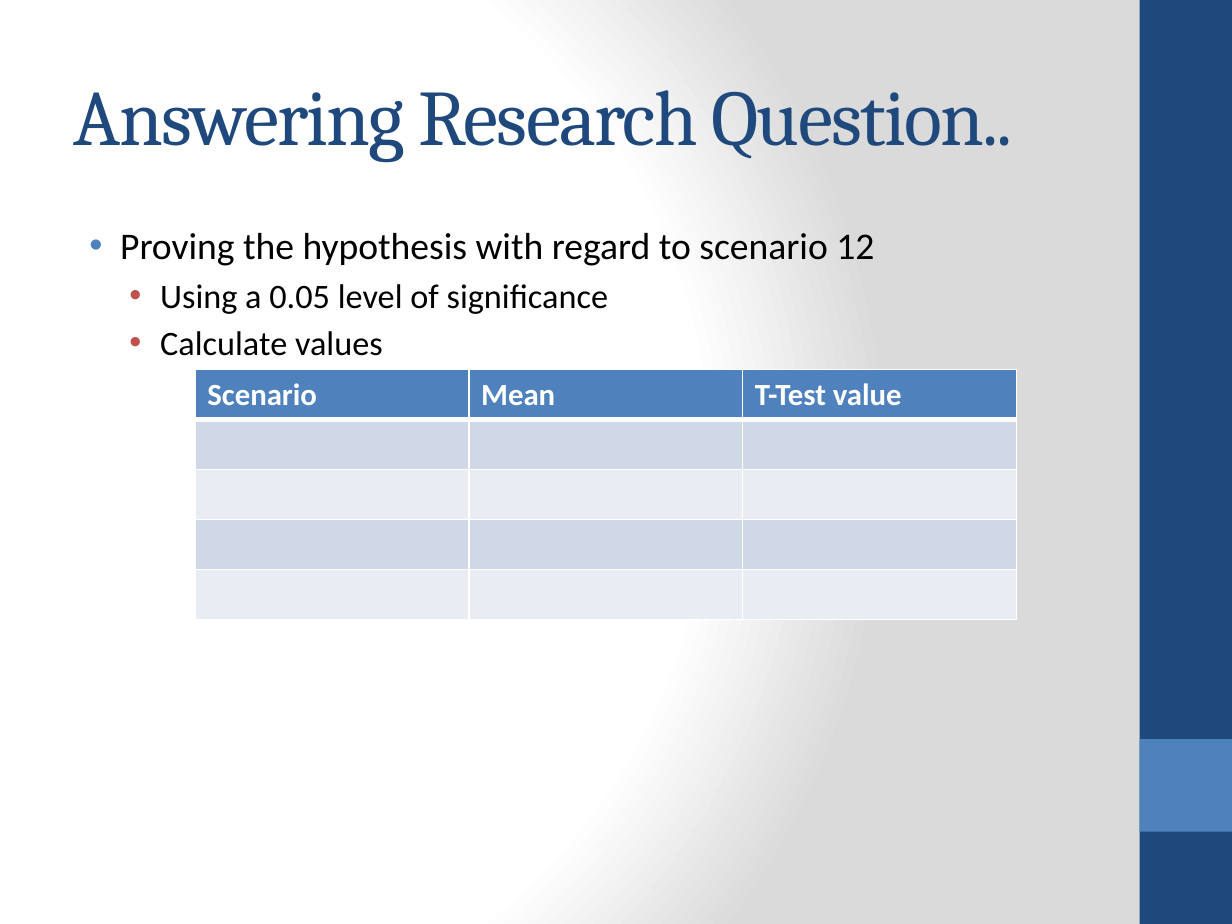
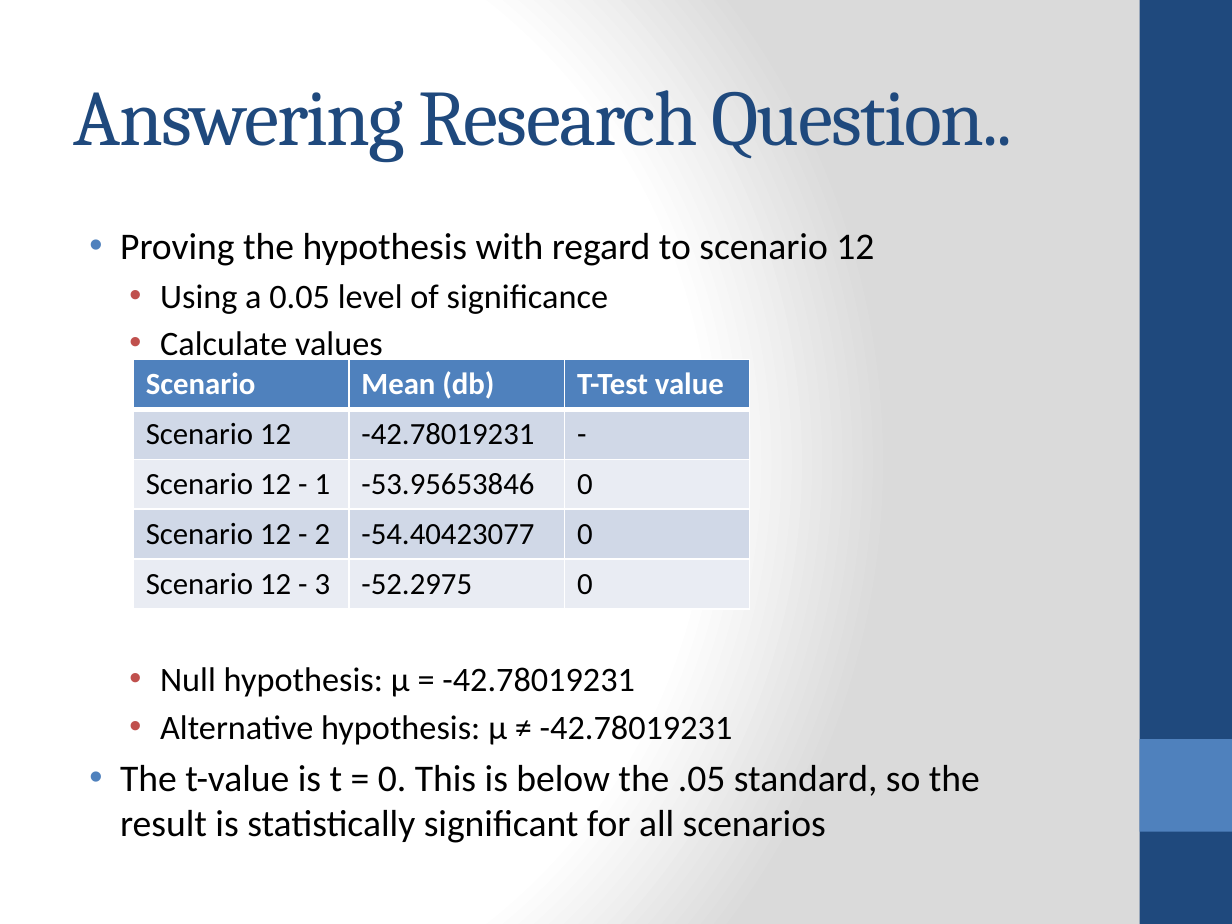
Before and after one commit to jithendra89/research, a slide deck: slide 25 of presentations/interim-final.pptx (slide 24 before the commit). Drawn at 1232x924 pixels with LibreOffice and Linux fonts; fonts in the diff are those of the drawing. Boxes give left, top, right and bottom in pixels: in the first picture for what was removed or moved away, otherwise in the second. Text is boxed around its words. In the diff, an @@ line names an element or a change of style, - is before the commit and + after.

```diff
--- a/presentations/interim-final.pptx
+++ b/presentations/interim-final.pptx
@@ table at (133, 360, 749, 610) @@
-row 1, column 2: Mean
+row 1, column 2: Mean (db)
-row 2:  |  | 
+row 2: Scenario 12 | -42.78019231 | -
-row 3:  |  | 
+row 3: Scenario 12 - 1 | -53.95653846 | 0
-row 4:  |  | 
+row 4: Scenario 12 - 2 | -54.40423077 | 0
-row 5:  |  | 
+row 5: Scenario 12 - 3 | -52.2975 | 0
@@ table: place and size @@
-table at (195, 370, 1015, 620)
+table at (133, 360, 749, 610)
@@ text at (120, 667, 980, 843): paragraphs added @@
+  • Null hypothesis: μ = -42.78019231
+  • Alternative hypothesis: μ ≠ -42.78019231
+• The t-value is t = 0. This is below the .05 standard, so the result is statistically significant for all scenarios
```
Also in this commit, not shown: 1 other slide changed, 2 slides added, 2 other files.
